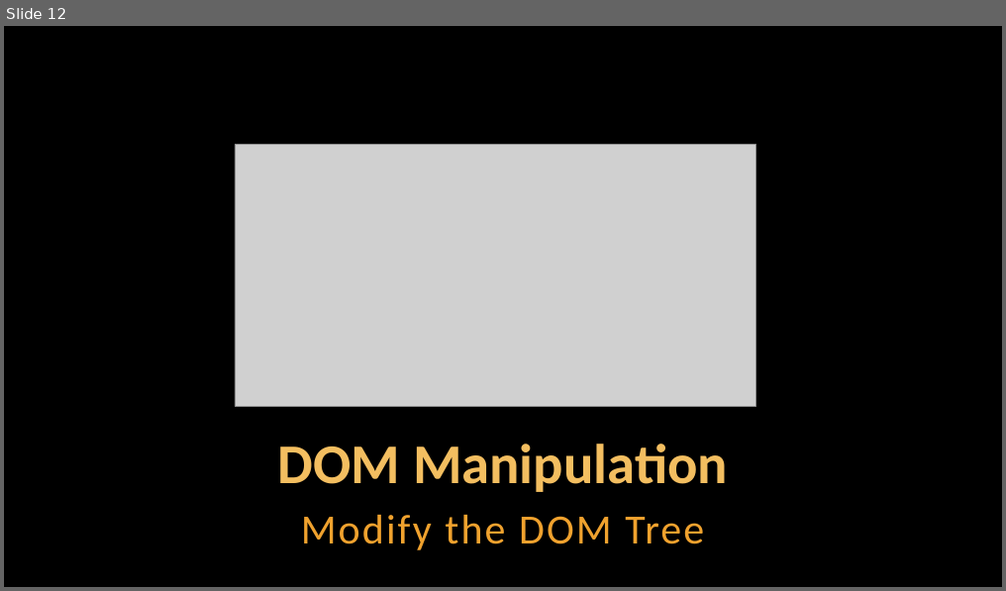
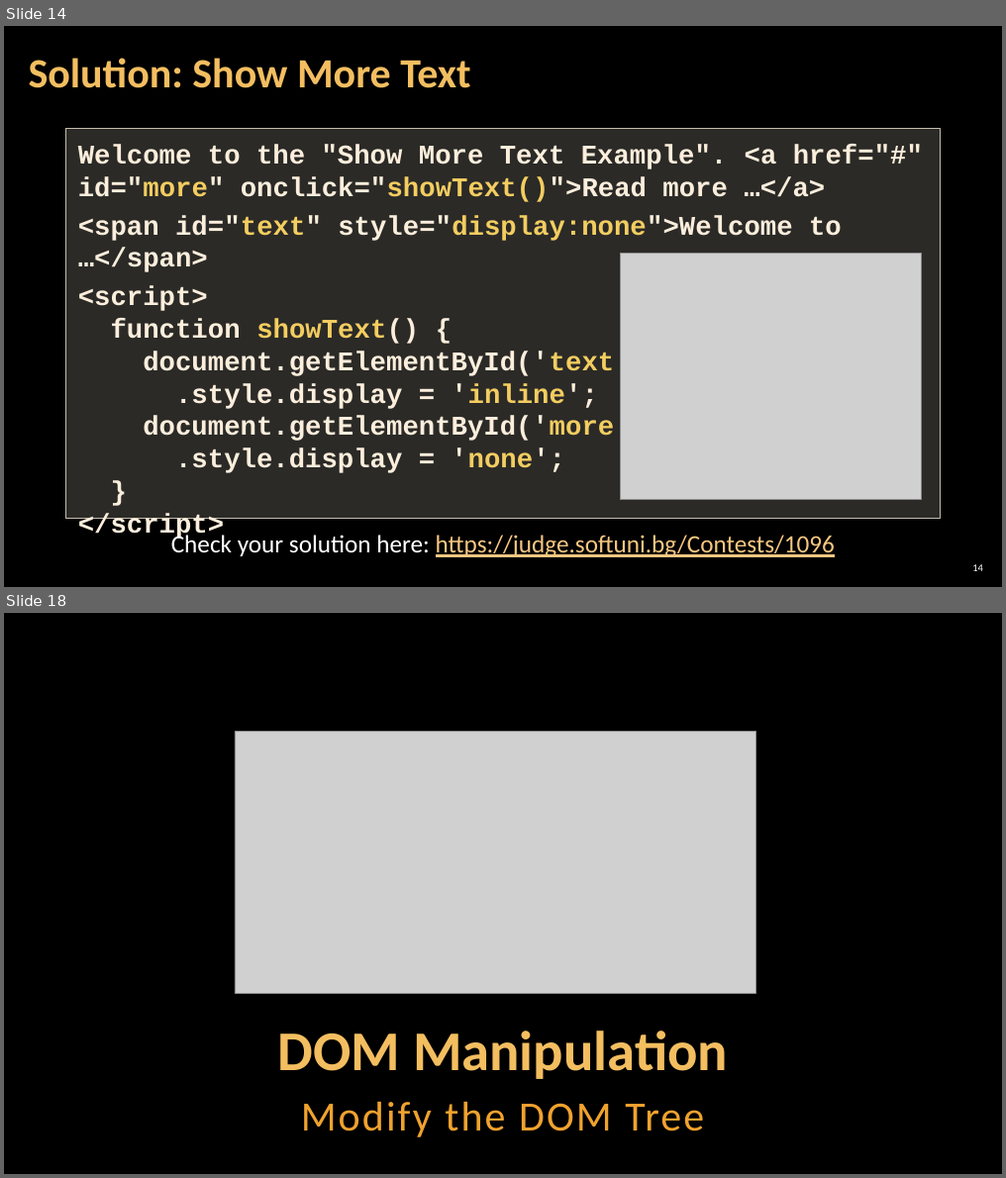
Before and after one commit to antoniaat/Front-End-Development, a slide deck: JavaScript_For_FrontEnd/02. JavaScript-for-Front-End-Introduction-to-DOM-and-Events/02. JavaScript-for-Front-End-Introduction-to-DOM-and-Events.pptx. Shown one above the other, each under a label of ours: slide 12 before the commit, slides 14 and 18 after it; the slides between them are not shown. The pictures are 1006x591 and 1006x1178 pixels, drawn with LibreOffice and Linux fonts; fonts in the diff are those of the drawing; grey boxes stand for pictures; background and template pictures are left out. Boxes give left, top, right and bottom in pixels: in the first picture for what was removed or moved away, otherwise in the second. Text is boxed around its words. In the diff, an @@ line names an element or a change of style, - is before the commit and + after.

```diff
--- a/JavaScript_For_FrontEnd/02. JavaScript-for-Front-End-Introduction-to-DOM-and-Events/02. JavaScript-for-Front-End-Introduction-to-DOM-and-Events.pptx
+++ b/JavaScript_For_FrontEnd/02. JavaScript-for-Front-End-Introduction-to-DOM-and-Events/02. JavaScript-for-Front-End-Introduction-to-DOM-and-Events.pptx
@@ slide 14 added at (4, 26, 1002, 587), background picture (left out) @@
@@ title added at (29, 58, 470, 88), 40 pt, text #F3BE60, bold @@
+Solution: Show More Text
@@ rectangle added at (66, 128, 940, 519), fill #D9D5C7 at 20% opacity, outline #C7BFAC 1 pt, 26 pt, text #FBEEDC, bold @@
+  Welcome to the "Show More Text Example". <a href="#" id="more" onclick="showText()">Read more …</a>
+  <span id="text" style="display:none">Welcome to …</span>
+  <script>
+  function showText() {
+  document.getElementById('text')
+  .style.display = 'inline';
+  document.getElementById('more')
+  .style.display = 'none';
+  }
+  </script>
@@ picture added at (620, 253, 921, 500) @@
@@ text added at (171, 533, 835, 558), 24 pt, text #F6C781, underline @@
+Check your solution here: https://judge.softuni.bg/Contests/1096
@@ page number added at (972, 565, 983, 571), 10 pt, text #FFFFFF @@
+14
@@ what was slide 12 is now slide 18 @@
```
Also in this commit, not shown: 6 slides changed, 5 other slides added, 2 slides removed.
